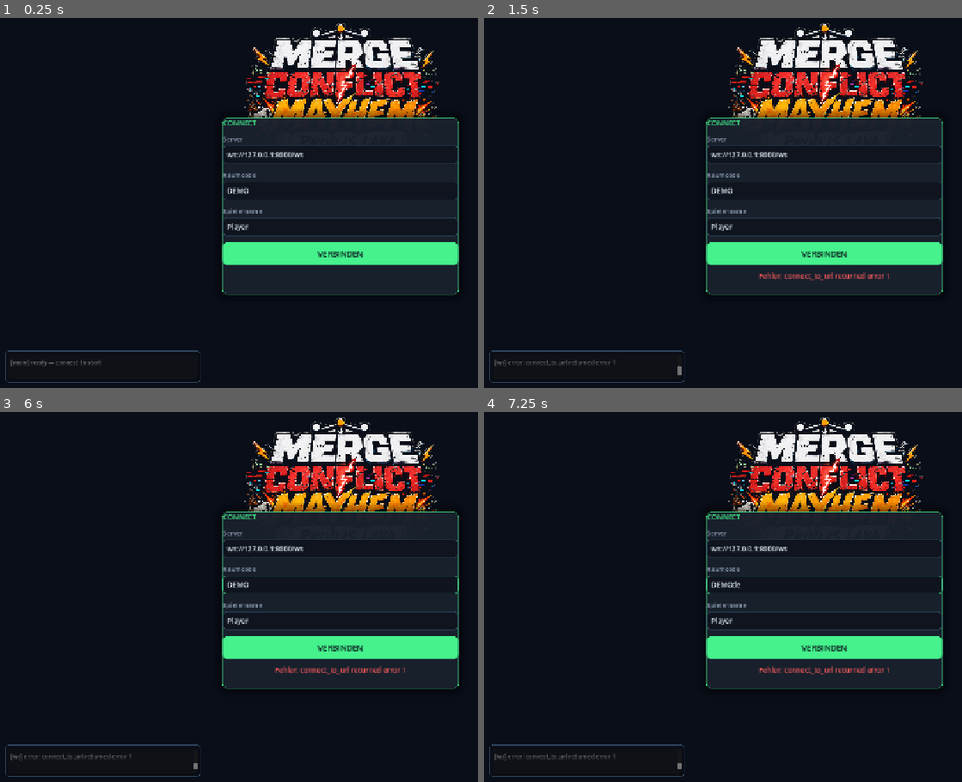
Above: before the commit, frames 1-4 (two rows, left to right).
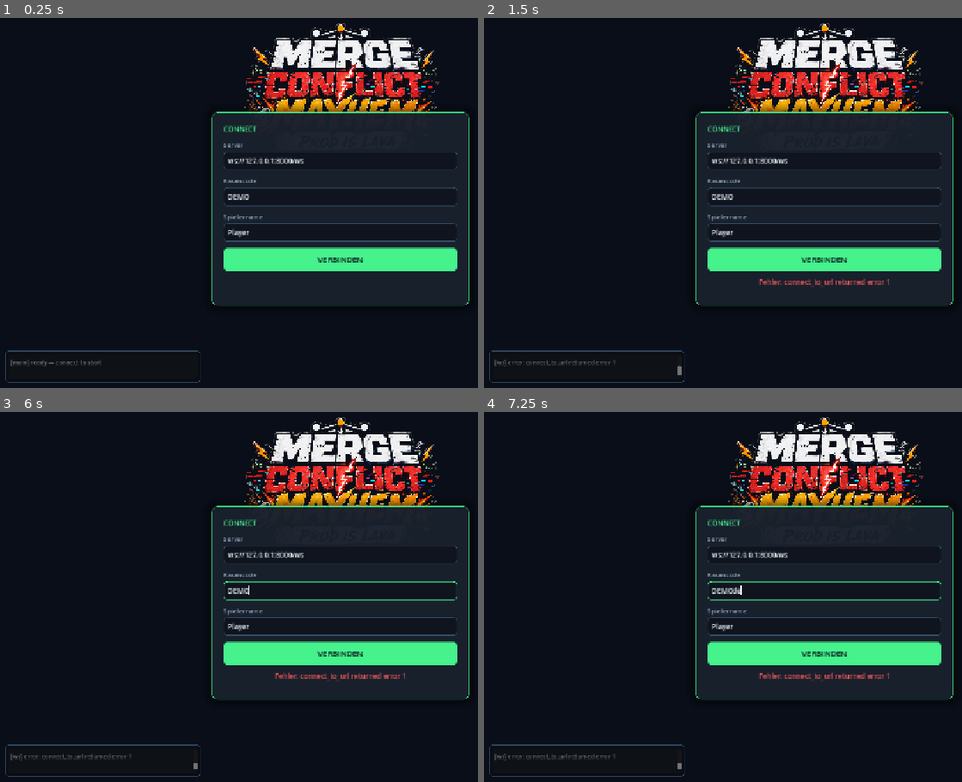
Above: after the commit, the same moments.

Repository: rausch-tech/merge-commit-mayhem
Game: Godot game, scene res://scenes/main.tscn
The game is run twice, just before and just after one commit, with the same random seed, the same clock (stepped at 60 frames per second) and the same inputs.
Inputs (mouse positions are in pixels of both pictures, inside the frame that each line leads up to):
- Up to frame 1 (0.25 s): no input
- Up to frame 2 (1.5 s): click "VERBINDEN" at 0.5 s; tap Enter at 1.25 s; move the mouse to (outside the picture) at 1.27 s; hold D from 1.28 s (still down); tap E at 1.35 s; click (outside the picture) at 1.42 s
- Up to frame 3 (6 s): tap Space at 2, 3.5, 5 s; move the mouse to (200, 611) at 2.02 s; release D at 2.03 s; hold S 2.03-2.78 s; tap E every 0.75 s from 2.1 to 5.85 s; tap Enter at 2.75, 4.25 s; move the mouse to (411, 508) at 2.77 s; hold D 2.78-3.53 s; move the mouse to (305, 671) at 3.52 s; hold W 3.53-4.28 s; click (305, 671) at 3.67 s; move the mouse to (outside the picture) at 4.27 s; hold A 4.28-5.78 s; move the mouse to (133, 534) at 5.02 s; move the mouse to (372, 593) at 5.77 s; hold S from 5.78 s (still down); click (372, 593) at 5.92 s
- Up to frame 4 (7.25 s): move the mouse to (723, 497) at 6.52 s; release S at 6.53 s; hold D from 6.53 s (still down); tap E at 6.6 s

The runs differ from the first frame. In frame 1, 7.8% of the frame differs, in the area x 44-99%, y 23-78%; in frame 2, 8.4%; in frame 3, 8.4%; in frame 4, 8.5%.

Commit message:
fix(godot-3d): Lobby-Card content_margin — Buttons + Text klebten an der Border
Sven hat im Folge-Screenshot gemeldet: Schrift + Buttons kleben direkt an
der Card-Border. Root-Cause: der alte `_pad_container(vbox, 24)`-Helper
hat `theme_constant_override` fuer "margin_left/right/top/bottom" auf einer
VBoxContainer gesetzt — die werden dort aber von Godot ignoriert (gehoeren
zu MarginContainer). Das Padding war also seit jeher ein No-Op, hat
einfach niemand gemerkt weil das alte Layout grosszuegiger war.

Fix: Innenpadding wird jetzt ueber `style.set_content_margin_all(22)` im
StyleBoxFlat des Cards gesetzt. PanelContainer ehrt das, jeder Child wird
22 px innen versetzt. Damit ist der visuelle Abstand zur Border konsistent
und alle Buttons / Inputs / Labels haben Luft.

Begleit-Aufraum: alte `_pad_container`-Helper komplett raus + Card-Sizes
um die ~44 px korrigiert die der Helper frueher faktisch nicht
abgezogen hatte. Connect-Card 440x330 -> 480x360, Lobby-Card 460x440 ->
500x460. Die effektive Inner-Content-Area ist jetzt 436x316 / 456x416,
also ungefaehr das was die alten Sizes ohne Padding waren.

godot-check.sh: 22/22 OK.

Co-Authored-By: Claude Opus 4.7 (1M context) <noreply@anthropic.com>

Diff:
--- a/godot-3d/scripts/main.gd
+++ b/godot-3d/scripts/main.gd
@@ -139,22 +139,22 @@
 	logo.mouse_filter = Control.MOUSE_FILTER_IGNORE
 	add_child(logo)
 
-	# Connect card (centered) — etwas filigraner als vorher.
+	# Connect card (centered) — etwas filigraner als vorher; 22 px content_margin
+	# vom Card-StyleBox liefert das Innenpadding zur Border.
 	_connect_card = _make_card()
 	_connect_card.anchor_left = 0.5
 	_connect_card.anchor_top = 0.5
 	_connect_card.anchor_right = 0.5
 	_connect_card.anchor_bottom = 0.5
-	_connect_card.offset_left = -220
-	_connect_card.offset_top = -150
-	_connect_card.offset_right = 220
-	_connect_card.offset_bottom = 180
+	_connect_card.offset_left = -240
+	_connect_card.offset_top = -160
+	_connect_card.offset_right = 240
+	_connect_card.offset_bottom = 200
 	add_child(_connect_card)
 
 	var connect_vbox := VBoxContainer.new()
 	connect_vbox.add_theme_constant_override("separation", 12)
 	_connect_card.add_child(connect_vbox)
-	_pad_container(connect_vbox, 24)
 
 	connect_vbox.add_child(_make_section_label("CONNECT"))
 
@@ -183,24 +183,24 @@
 	_connect_status = _make_status_label("")
 	connect_vbox.add_child(_connect_status)
 
-	# Lobby card (centered, slim — 460x440 statt 600x500; mehr Whitespace
-	# am Bildschirm-Rand und keine Ueberlappung mit dem Log unten).
+	# Lobby card (centered, slim — 500x460; 22 px content_margin im Card-Style
+	# sorgt fuer Innenpadding, vorher klebten Buttons direkt an der Border weil
+	# der alte _pad_container-Helper auf VBoxContainer keine Wirkung hatte.
 	_lobby_card = _make_card()
 	_lobby_card.anchor_left = 0.5
 	_lobby_card.anchor_top = 0.5
 	_lobby_card.anchor_right = 0.5
 	_lobby_card.anchor_bottom = 0.5
-	_lobby_card.offset_left = -230
-	_lobby_card.offset_top = -210
-	_lobby_card.offset_right = 230
-	_lobby_card.offset_bottom = 230
+	_lobby_card.offset_left = -250
+	_lobby_card.offset_top = -220
+	_lobby_card.offset_right = 250
+	_lobby_card.offset_bottom = 240
 	_lobby_card.visible = false
 	add_child(_lobby_card)
 
 	var lobby_vbox := VBoxContainer.new()
 	lobby_vbox.add_theme_constant_override("separation", 10)
 	_lobby_card.add_child(lobby_vbox)
-	_pad_container(lobby_vbox, 22)
 
 	lobby_vbox.add_child(_make_section_label("LOBBY"))
 
@@ -331,6 +331,11 @@
 	style.border_color = COLOR_ACCENT_DIM
 	style.shadow_size = 18
 	style.shadow_color = Color(0, 0, 0, 0.45)
+	# Content-Margin sorgt fuer Innenabstand zur Border. PanelContainer ehrt
+	# StyleBox-content_margin, anders als VBoxContainer das `margin_*`
+	# theme-constants ignoriert (siehe alter `_pad_container`-Helper, der
+	# faktisch ein No-Op war auf VBoxContainer).
+	style.set_content_margin_all(22)
 	card.add_theme_stylebox_override("panel", style)
 	return card
 
@@ -339,12 +344,6 @@
 	rect.color = COLOR_BG_TOP
 	rect.modulate.a = 0.6
 	return rect
-
-func _pad_container(node: Container, padding: int) -> void:
-	node.add_theme_constant_override("margin_left", padding)
-	node.add_theme_constant_override("margin_right", padding)
-	node.add_theme_constant_override("margin_top", padding)
-	node.add_theme_constant_override("margin_bottom", padding)
 
 func _make_section_label(text: String) -> Label:
 	var label := Label.new()
